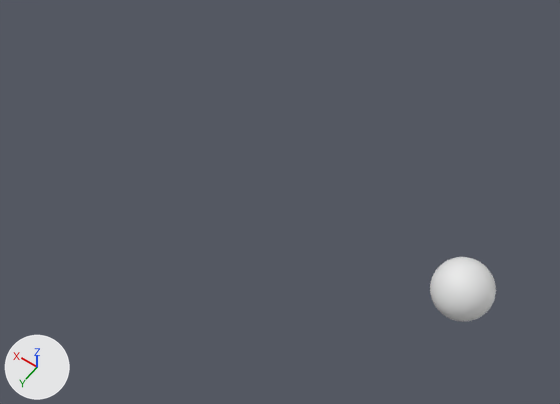
One commit to the Blender file MATCAP NODE.blend: the scene before it, then after it.
Both versions are drawn from a 50 mm lens placed at (-2.8, 13.7, 20.7), pointed at (6.6, 0.5, 0.0). Every picture has the same lights, and +X, +Y and +Z are marked at lower left. The picture after the commit comes second. Text is drawn in Blender's own font. Materials are left out; every surface is plain grey.

Before the edit, the objects in view are built like this:
```python
me_sphere = bpy.data.meshes.new('Sphere')
me_sphere.from_pydata(...)  # a UV sphere (32 segments, 16 rings, poles along z) spanning x -1.0..1.0, y -1.0..1.0, z -1.0..1.0
me_sphere.polygons.foreach_set('use_smooth', [True] * 512)
me_sphere.materials.append(mat_matcap_use)
ob_preview_ball = bpy.data.objects.new('Preview ball', me_sphere)
ob_preview_ball.location = (0.0, 0.0, 0.0)
```
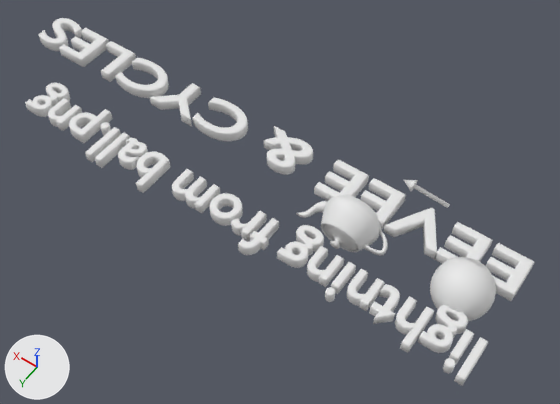
The newer file is also rescaled (x1.645), turned or shifted as a whole; pictures and numbers use the older file's frame.

What differs and where, as boxes [x1, y1, x2, y2] in the pictures (560 x 404 px):
'Text', added: after [25, 83, 488, 386]
'Text.001', added: after [38, 18, 534, 301]
'Teapot', added: after [296, 195, 388, 255]
'Cone', added: after [403, 179, 450, 208]

The change, as a diff of the scene's bpy script:
```diff
--- a/MATCAP NODE.blend.py
+++ b/MATCAP NODE.blend.py
@@ me_cone @@
+me_cone.from_pydata(...)  # 193 vertices, 193 faces; spans x -1.0..1.0, y -1.0..1.0, z -7.23..1.0
+me_cone.polygons.foreach_set('use_smooth', [True] * 193)
@@ me_teapot @@
+me_teapot.from_pydata(...)  # 821 vertices, 800 faces; spans x -3.0..3.43, y -2.0..2.0, z 0.0..3.15
+me_teapot.polygons.foreach_set('use_smooth', [True] * 800)
@@ txt_text_001 @@
+txt_text_001 = bpy.data.curves.new('Text.001', 'FONT')
+txt_text_001.body = 'EEVEE & CYCLES'
+txt_text_001.bevel_resolution = 1
+txt_text_001.extrude = 0.266
+txt_text_001.bevel_depth = 0.066
+txt_text_001.size = 3.18
@@ txt_text @@
+txt_text = bpy.data.curves.new('Text', 'FONT')
+txt_text.body = 'lightning from ball.png'
+txt_text.bevel_resolution = 1
+txt_text.extrude = 0.266
+txt_text.bevel_depth = 0.066
+txt_text.size = 3.18
@@ ob_text_001 @@
+ob_text_001 = bpy.data.objects.new('Text.001', txt_text_001)
+ob_text_001.location = (-1.57, -2.06, 0.0)
+ob_text_001.scale = (0.916, 0.656, 0.656)
@@ ob_text @@
+ob_text = bpy.data.objects.new('Text', txt_text)
+ob_text.location = (-1.57, 1.34, 0.0)
+ob_text.scale = (0.656, 0.656, 0.656)
@@ ob_cone @@
+ob_cone = bpy.data.objects.new('Cone', me_cone)
+ob_cone.location = (2.52, -0.21, 3.21)
+ob_cone.rotation_euler = (-1.472, 0.723, -1.52)  # degrees (-84, 41, -87)
+ob_cone.scale = (0.186, 0.186, 0.186)
@@ ob_teapot @@
+ob_teapot = bpy.data.objects.new('Teapot', me_teapot)
+ob_teapot.location = (4.26, -0.84, 0.0)
+ob_teapot.rotation_euler = (-1.781, 0.0, 0.0)  # degrees (-102, 0, 0)
+ob_teapot.scale = (0.518, 0.518, 0.518)
```
